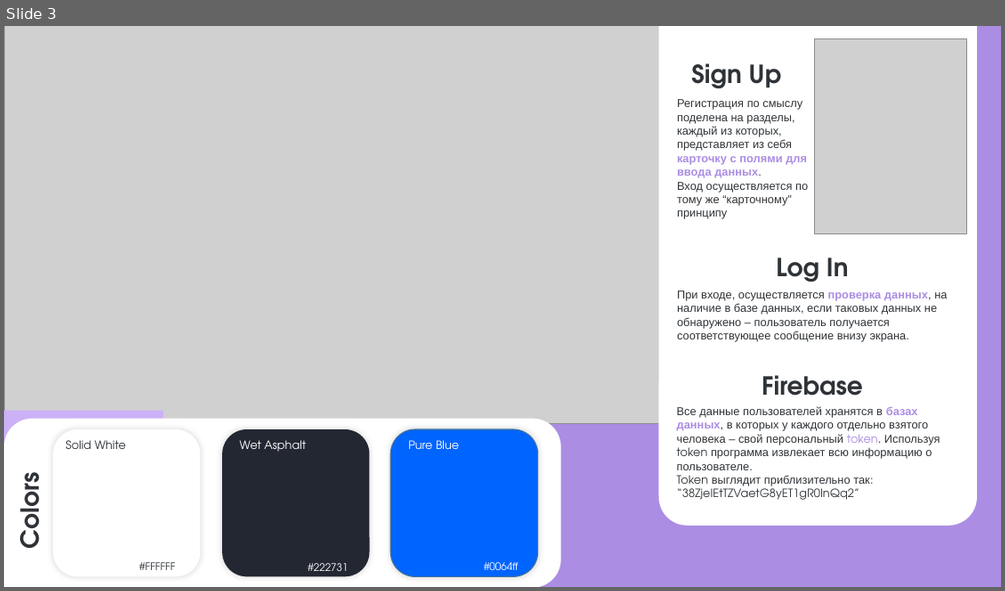
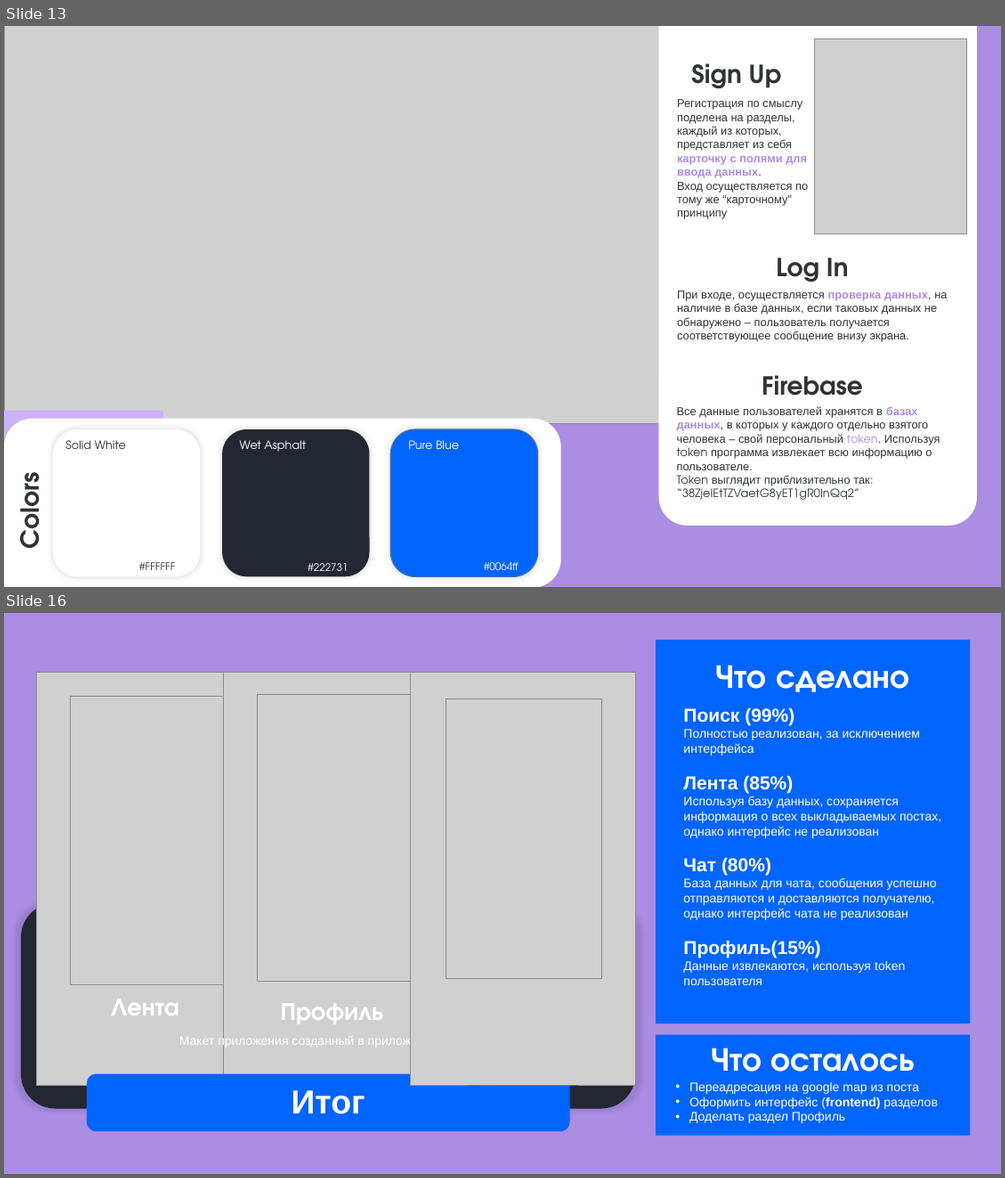
Before and after one commit to Nik134570/M.A.T.E, a slide deck: MATE_Final.pptx. Shown one above the other, each under a label of ours: slide 3 before the commit, slides 13 and 16 after it; the slides between them are not shown. The pictures are 1005x591 and 1005x1178 pixels, drawn with LibreOffice and Linux fonts; fonts in the diff are those of the drawing; grey boxes stand for pictures. Boxes give left, top, right and bottom in pixels: in the first picture for what was removed or moved away, otherwise in the second. Text is boxed around its words. In the diff, an @@ line names an element or a change of style, - is before the commit and + after.

```diff
--- a/MATE_Final.pptx
+++ b/MATE_Final.pptx
@@ slide 16 added at (4, 613, 1001, 1174), background #FFFFFF @@
@@ rectangle added at (4, 613, 1001, 1174), fill #AB8DE3 @@
@@ rectangle added at (656, 640, 971, 1023), fill #0064FF @@
@@ text added at (716, 665, 909, 692), 32 pt, text #FFFFFF, bold @@
+Что сделано
@@ picture added at (37, 673, 262, 1085) @@
@@ picture added at (224, 673, 449, 1085) @@
@@ picture added at (410, 673, 635, 1085) @@
@@ picture added at (71, 696, 227, 985) @@
@@ picture added at (257, 695, 414, 981) @@
@@ picture added at (446, 699, 601, 979) @@
@@ text added at (683, 707, 941, 985), 12 pt, text #FFFFFF @@
+Поиск (99%)
+Полностью реализован, за исключением интерфейса
+Лента (85%)
+Используя базу данных, сохраняется информация о всех выкладываемых постах, однако интерфейс не реализован
+Чат (80%)
+База данных для чата, сообщения успешно отправляются и доставляются получателю, однако интерфейс чата не реализован
+Профиль(15%)
+Данные извлекаются, используя token пользователя
@@ rounded rectangle added at (21, 903, 636, 1109), fill #232732 @@
@@ text added at (111, 998, 179, 1015), 24 pt, text #FFFFFF, bold @@
+Лента
@@ text added at (281, 1003, 384, 1023), 24 pt, text #FFFFFF, bold @@
+Профиль
@@ text added at (179, 1035, 439, 1048), 12 pt, text #FFFFFF @@
+Макет приложения созданный в приложении Figma
@@ rectangle added at (656, 1035, 971, 1135), fill #0064FF @@
@@ text added at (711, 1047, 914, 1071), 32 pt, text #FFFFFF, bold @@
+Что осталось
@@ rounded rectangle added at (87, 1074, 570, 1132), fill #0064FF @@
@@ text added at (291, 1090, 365, 1114), 32 pt, text #FFFFFF, bold @@
+Итог
@@ text added at (689, 1082, 937, 1123), 12 pt, text #FFFFFF @@
+• Переадресация на google map из поста
+• Оформить интерфейс (frontend) разделов
+• Доделать раздел Профиль
@@ what was slide 3 is now slide 13 @@
```
Also in this commit, not shown: 2 slides changed, 14 other slides added.
